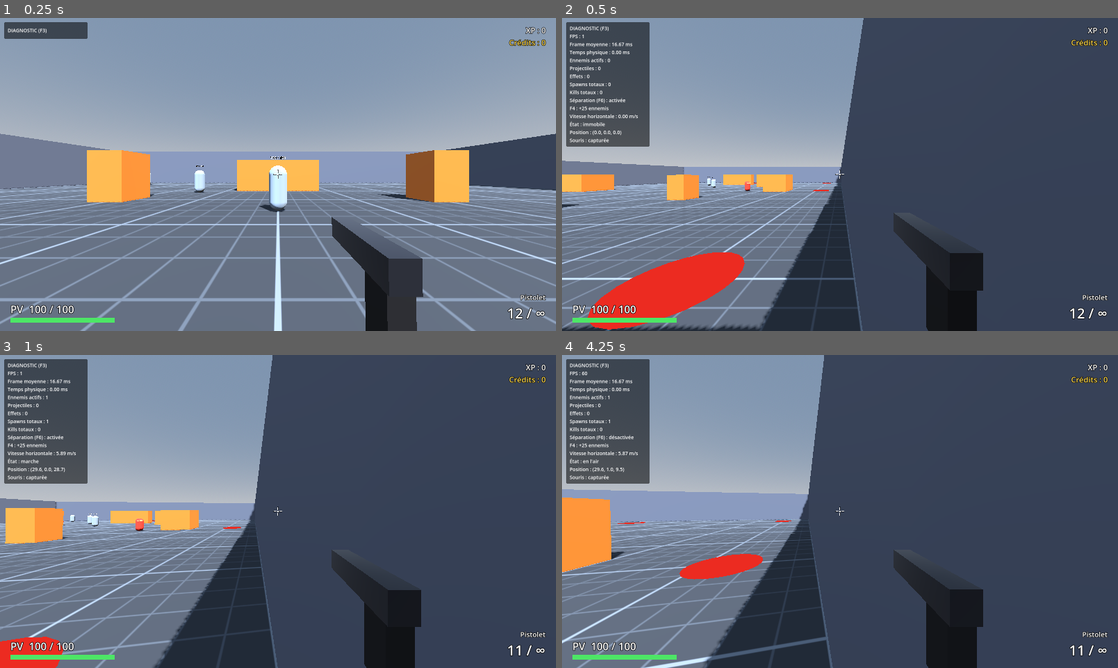
Above: before the commit, frames 1-4 (two rows, left to right).
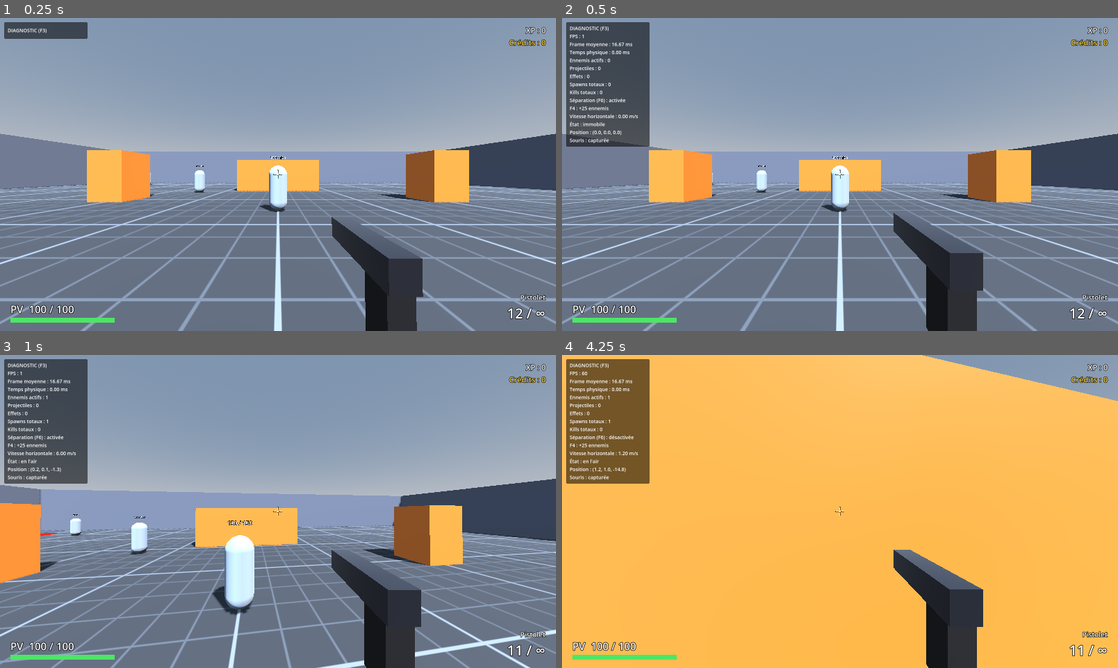
Above: after the commit, the same moments.

Repository: haleus11/fps-survivor-prototype
Game: Godot game, scene res://tests/milestone3_test.tscn
The game is run twice, just before and just after one commit, with the same random seed, the same clock (stepped at 60 frames per second) and the same inputs. This scene is started directly instead of the project's main scene.
Inputs (mouse positions are in pixels of both pictures, inside the frame that each line leads up to):
- Up to frame 1 (0.25 s): no input
- Up to frame 2 (0.5 s): no input
- Up to frame 3 (1 s): move the mouse to (305, 511) at 0.52 s; press the mouse at (305, 511) at 0.53 s; hold W (move_forward) from 0.53 s (still down); tap Space (jump) at 0.77 s
- Up to frame 4 (4.25 s): keep holding W (move_forward); move the mouse to (812, 511) at 1.27 s; release the mouse at (812, 511) at 1.28 s; tap Shift (sprint) at 1.35 s; tap Space (jump) at 1.52, 3.02, 3.77 s; move the mouse to (851, 505) at 2.02 s; hold F6 (toggle_separation) 2.03-2.78 s; move the mouse to (834, 517) at 2.77 s; tap 1 (weapon_1) at 2.85 s; move the mouse to (878, 514) at 3.52 s; hold 2 (weapon_2) from 3.53 s (still down)

Frame 1 is identical in both runs. In frame 2, 61% of the frame differs, in the area x 0-100%, y 0-100%; in frame 3, 63%; in frame 4, 97%.

Commit message:
Jalon 3 : correction de l'éjection du joueur à l'apparition d'un ennemi

Diff:
--- a/enemies/enemy.gd
+++ b/enemies/enemy.gd
@@ -58,10 +58,13 @@
 	collision_layer = ACTIVE_LAYER
 	collision_mask = ACTIVE_MASK
 	visible = true
-	process_mode = Node.PROCESS_MODE_INHERIT
+	set_physics_process(true)
 	is_active = true
 
 
+## Mise en réserve : le corps reste dans l'espace physique (sans couche ni masque), loin de l'arène.
+## Pas de PROCESS_MODE_DISABLED : il retire le corps de la simulation et, à la réactivation,
+## le corps peut réapparaître un instant à une ancienne position et éjecter le joueur.
 func deactivate() -> void:
 	is_active = false
 	visible = false
@@ -69,7 +72,7 @@
 	collision_mask = 0
 	velocity = Vector3.ZERO
 	separation = Vector3.ZERO
-	process_mode = Node.PROCESS_MODE_DISABLED
+	set_physics_process(false)
 	global_position = PARKED_POSITION
 
 
--- a/tests/milestone3_test.gd
+++ b/tests/milestone3_test.gd
@@ -78,6 +78,8 @@
 	_check(Diagnostics.active_enemies == 1 and Diagnostics.total_spawns >= 1, "Compteurs de diagnostic mis à jour")
 	var start_distance: float = _horizontal_distance(enemy)
 	await _wait_physics(30)
+	var player_drift: float = Vector2(_player.global_position.x, _player.global_position.z).length()
+	_check(player_drift < 0.05, "L'apparition d'un ennemi ne déplace pas le joueur (écart %.2f m)" % player_drift)
 	var speed: float = Vector2(enemy.velocity.x, enemy.velocity.z).length()
 	_check_near(speed, _enemy_data.move_speed, 0.3, "L'ennemi poursuit à sa vitesse configurée")
 	_check(_horizontal_distance(enemy) < start_distance - 1.5, "L'ennemi se rapproche du joueur")
@@ -293,6 +295,16 @@
 	return null
 
 
+## Trace de diagnostic : positions et états physiques de l'ennemi et du joueur.
+func _trace(enemy: Enemy, moment: String) -> void:
+	var at: Vector3 = enemy.global_position
+	var player_at: Vector3 = _player.global_position
+	var real: Vector3 = enemy.get_real_velocity()
+	print("[TRACE]  %s : ennemi (%.2f, %.2f, %.2f) vitesse réelle %.2f m/s sol=%s mur=%s actif=%s | joueur (%.2f, %.2f, %.2f) vitesse %.2f m/s | %d ennemi(s) actif(s)" % [
+		moment, at.x, at.y, at.z, Vector2(real.x, real.z).length(), enemy.is_on_floor(), enemy.is_on_wall(), enemy.is_active,
+		player_at.x, player_at.y, player_at.z, _player.get_horizontal_speed(), _manager.get_active_count()])
+
+
 func _horizontal_distance(enemy: Enemy) -> float:
 	var offset: Vector3 = enemy.global_position - _player.global_position
 	return Vector2(offset.x, offset.z).length()
